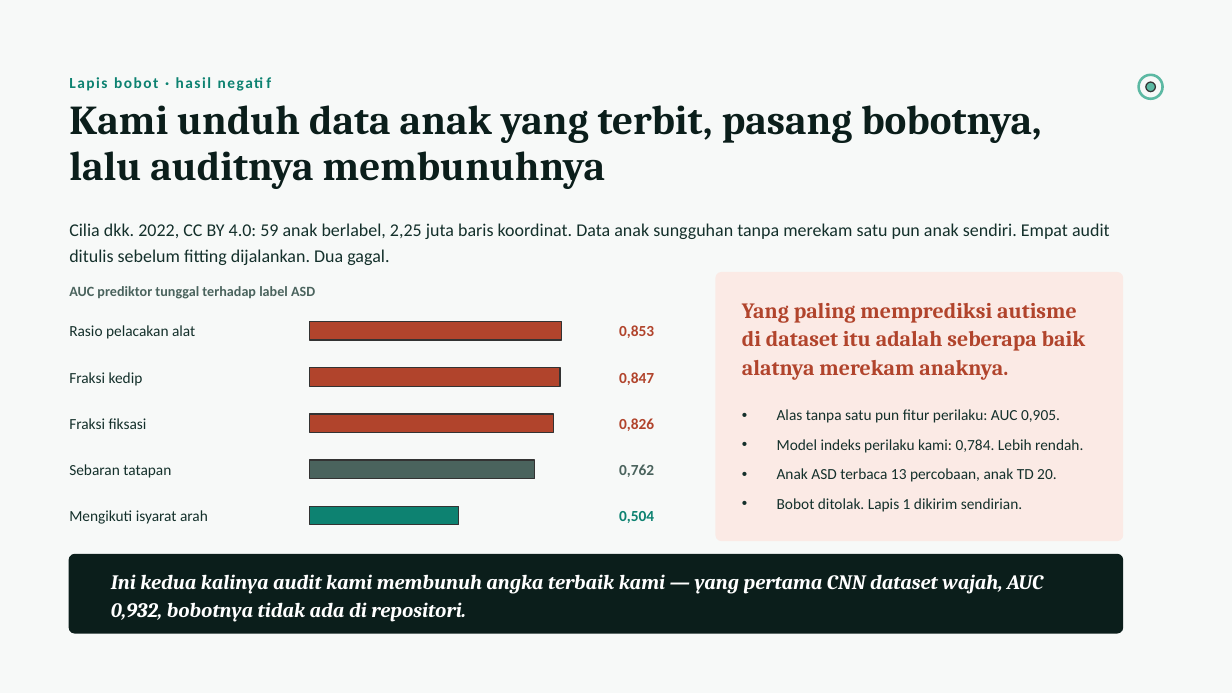
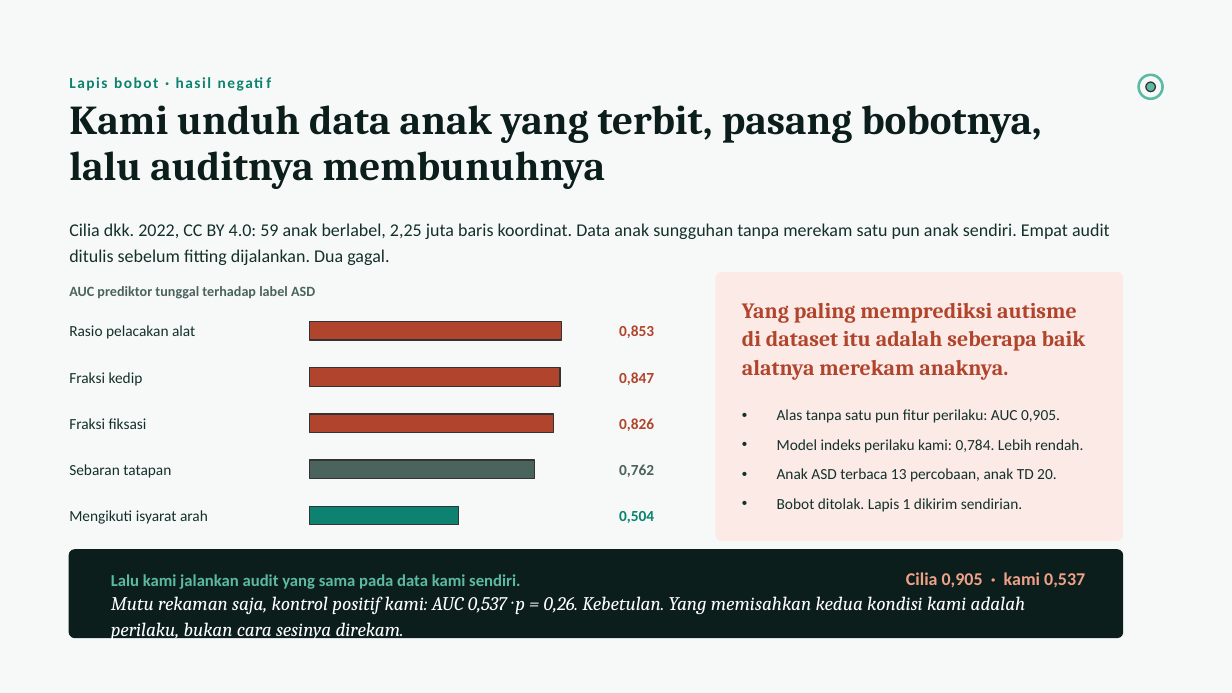
Before and after one commit to raphaeladikara/Dataton_Project_Rizzz, a slide deck: slide 11 of deck/Neurogaze-Pitch-Deck.pptx (slide 10 before the commit). Drawn at 1232x693 pixels with LibreOffice and Linux fonts; fonts in the diff are those of the drawing. Boxes give left, top, right and bottom in pixels: in the first picture for what was removed or moved away, otherwise in the second. Text is boxed around its words. In the diff, an @@ line names an element or a change of style, - is before the commit and + after.

Commit message:
feat: hold ourselves to the audit we used to reject someone else's data
The obvious question after rejecting the Cilia weights for a recording
confound is whether our own data has one. It does not, and now that is
published rather than assumed: the identical nuisance-only baseline reaches
OOF AUC 0.537 on the positive control against Cilia's 0.905, with a
within-device permutation p of 0.26. The pair is the claim. The limits travel
with it — n is 15 sessions, and participant identity was never recorded, so
device is the only grouping available.

The report opens with one notice instead of three. Every sentence the three
stacked cards carried survives the merge; what changes is that a reader meets
the conclusion before the third screen of caveat. A contract test now asserts
exactly one notice renders, so a second card cannot come back quietly.

Threshold-versus-interval gets the slide it earned. At a true preference of
0.69 the old point rule fired 52.2% of the time — a coin flip presented as a
measurement — and the interval rule fires 4.8%, while a genuinely high
preference of 0.90 still reads at 99.0%. The coin flip went; the sensitivity
did not.

Two artefacts replace two sentences that could not be checked. docs/run_sheet.md
is the one-page stage sheet: tabs open in advance, what is clicked when, the six
sentences that must come out exactly and the six that must not. docs/paket_mitra.md
inventories the partner package — 10 of 14 items ready, item 11 drafted and
unsent, items 12 to 14 structurally requiring the partner. "We have no partner"
and "the package is ready and the partner is not" describe the same state, and
only one of them describes the work that was done.

Paper carries the self-audit. Claims register carries all three new numbers and
still fails when any of them stops matching its evidence file.

```diff
--- a/deck/Neurogaze-Pitch-Deck.pptx
+++ b/deck/Neurogaze-Pitch-Deck.pptx
@@ rounded rectangle: place and size @@
-rounded rectangle at [69,555,1123,633]
+rounded rectangle at [69,550,1123,638]
@@ rounded rectangle at [69,550,1123,638]: proportions changed @@
@@ text at [111,574,520,589]: text changed; size 16 to 13 pt; font Cambria to Calibri; text colour #FFFFFF to #5CB9A3; italic off @@
-Ini kedua kalinya audit kami membunuh angka terbaik kami — yang pertama CNN dataset wajah, AUC 0,932, bobotnya tidak ada di repositori.
+Lalu kami jalankan audit yang sama pada data kami sendiri.
@@ text added at [111,596,1026,641], 15 pt, text #FFFFFF, italic @@
+Mutu rekaman saja, kontrol positif kami: AUC 0,537 · p = 0,26. Kebetulan. Yang memisahkan kedua kondisi kami adalah perilaku, bukan cara sesinya direkam.
@@ text added at [906,572,1085,587], 14 pt, text #F0A189, bold @@
+Cilia 0,905 · kami 0,537
```
Also in this commit, not shown: 1 other slide changed, 1 slide added, 16 other files.
